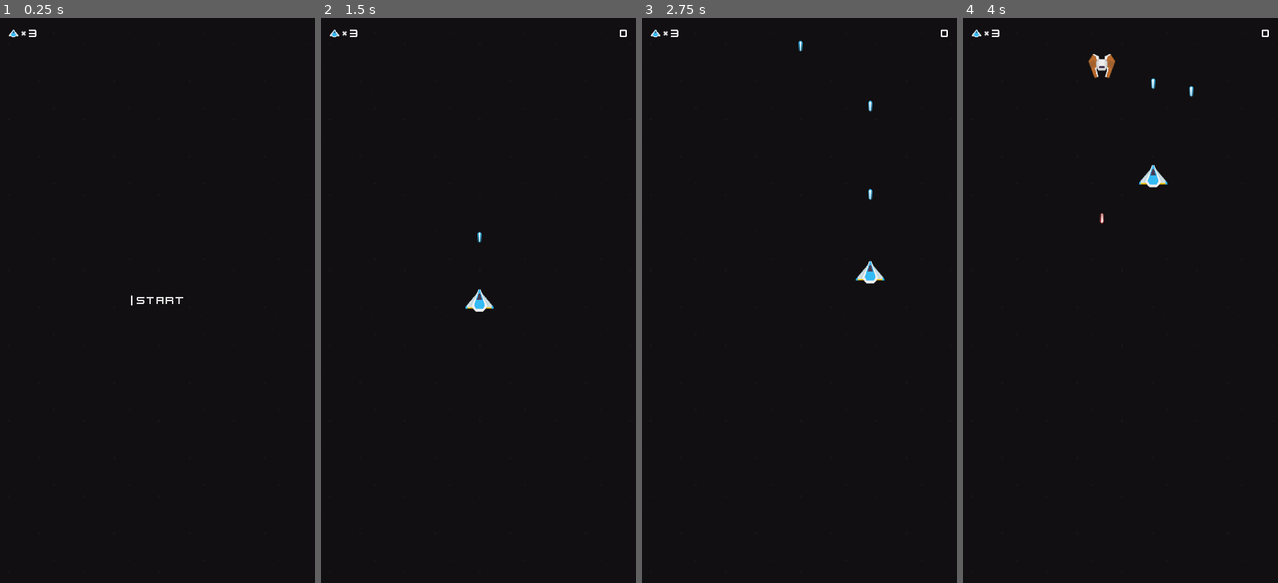
Above: before the commit, frames 1-4 (left to right).
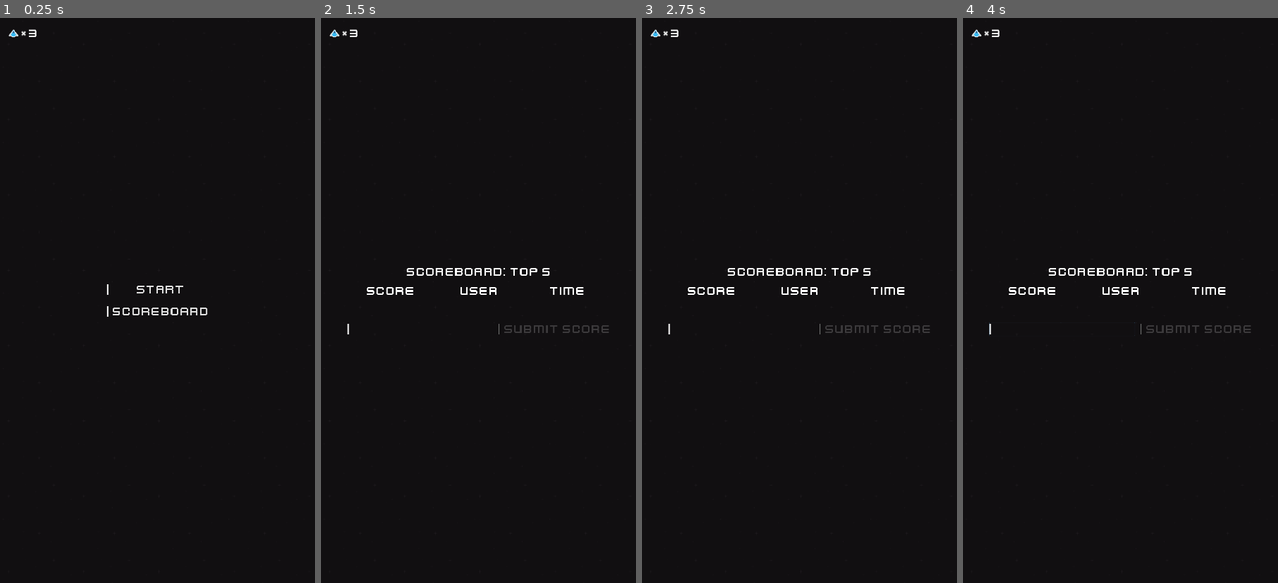
Above: after the commit, the same moments.

Repository: sakkaku-dev/space-shooter
Game: Godot game, scene res://scenes/Game.tscn
The game is run twice, just before and just after one commit, with the same random seed, the same clock (stepped at 60 frames per second) and the same inputs.
Inputs (mouse positions are in pixels of both pictures, inside the frame that each line leads up to):
- Up to frame 1 (0.25 s): no input
- Up to frame 2 (1.5 s): click (478, 311) at 0.5 s, where only the run after the commit has a clickable "Scoreboard"; click (478, 300) at 1.25 s, where only the run before the commit has a clickable "Start"
- Up to frame 3 (2.75 s): tap Enter at 2 s; move the mouse to (868, 272) at 2.02 s; hold Right (ui_right) from 2.03 s (still down); click (868, 272) at 2.17 s
- Up to frame 4 (4 s): release Right (ui_right) at 2.75 s; drag from (1057, 328) to (1189, 272) at 2.77 s; move the mouse to (1152, 176) at 3.52 s; hold Right (ui_right) from 3.53 s (still down)

The runs differ from the first frame. In frame 1, 0.4% of the frame differs, in the area x 33-66%, y 47-53%; in frame 2, 1.0%; in frame 3, 1.0%; in frame 4, 1.3%, in the area x 8-98%, y 2-57%.

Commit message:
Add score board

Diff:
--- /dev/null
+++ b/assets/button_disabled.tres
@@ -0,0 +1,9 @@
+[gd_resource type="StyleBoxLine" format=2]
+
+[resource]
+content_margin_left = 20.0
+color = Color( 0.482353, 0.482353, 0.482353, 1 )
+grow_begin = -5.0
+grow_end = -5.0
+thickness = 3
+vertical = true
--- /dev/null
+++ b/assets/lineedit.tres
@@ -0,0 +1,9 @@
+[gd_resource type="StyleBoxLine" format=2]
+
+[resource]
+content_margin_left = 20.0
+color = Color( 1, 1, 1, 1 )
+grow_begin = -5.0
+grow_end = -5.0
+thickness = 5
+vertical = true
--- a/assets/theme.tres
+++ b/assets/theme.tres
@@ -1,8 +1,10 @@
-[gd_resource type="Theme" load_steps=5 format=2]
+[gd_resource type="Theme" load_steps=7 format=2]
 
 [ext_resource path="res://assets/kenvector_future.ttf" type="DynamicFontData" id=1]
 [ext_resource path="res://assets/button_line.tres" type="StyleBox" id=2]
 [ext_resource path="res://assets/button_hover.tres" type="StyleBox" id=3]
+[ext_resource path="res://assets/lineedit.tres" type="StyleBox" id=4]
+[ext_resource path="res://assets/button_disabled.tres" type="StyleBox" id=5]
 
 [sub_resource type="DynamicFont" id=1]
 size = 40
@@ -16,8 +18,22 @@
 Button/colors/font_color_pressed = Color( 1, 1, 1, 1 )
 Button/constants/hseparation = 2
 Button/fonts/font = null
-Button/styles/disabled = null
-Button/styles/focus = null
+Button/styles/disabled = ExtResource( 5 )
+Button/styles/focus = ExtResource( 3 )
 Button/styles/hover = ExtResource( 3 )
 Button/styles/normal = ExtResource( 2 )
 Button/styles/pressed = ExtResource( 3 )
+LineEdit/colors/clear_button_color = Color( 0.88, 0.88, 0.88, 1 )
+LineEdit/colors/clear_button_color_pressed = Color( 1, 1, 1, 1 )
+LineEdit/colors/cursor_color = Color( 0.94, 0.94, 0.94, 1 )
+LineEdit/colors/font_color = Color( 0.88, 0.88, 0.88, 1 )
+LineEdit/colors/font_color_selected = Color( 0, 0, 0, 1 )
+LineEdit/colors/font_color_uneditable = Color( 0.88, 0.88, 0.88, 0.5 )
+LineEdit/colors/selection_color = Color( 0.49, 0.49, 0.49, 1 )
+LineEdit/constants/minimum_spaces = 12
+LineEdit/fonts/font = null
+LineEdit/icons/clear = null
+LineEdit/styles/focus = null
+LineEdit/styles/normal = ExtResource( 4 )
+LineEdit/styles/read_only = null
+VBoxContainer/constants/separation = 30
--- a/scenes/Game.gd
+++ b/scenes/Game.gd
@@ -10,7 +10,8 @@
 onready var health = $UI/MarginContainer/HBoxContainer/HealthUI
 onready var score = $UI/MarginContainer/HBoxContainer/Score
 onready var main_menu = $Menu/GUI/MainMenu
-onready var game_over = $Menu/GUI/GameOver
+onready var game_over = $Menu/GUI/MainMenu/Gameover
+onready var score_table = $Menu/GUI/Scoreboard/ScoreTable
 
 var player_ship_scene = preload("res://scenes/spaceship/PlayerShip.tscn")
 var time = 0
@@ -18,6 +19,7 @@
 
 func _ready():
 	main_menu.show()
+	game_over.hide()
 
 
 func _process(delta):
@@ -60,8 +62,11 @@
 	spawner.set_spawn(false)
 	powerup_spawner.set_spawn(false)
 	Input.set_mouse_mode(Input.MOUSE_MODE_VISIBLE)
+	main_menu.show()
 	game_over.show()
 	started = false
+	score_table.score = _get_score()
+	score_table.load_scores()
 
 
 func _on_StartDelay_timeout():
--- a/scenes/Game.tscn
+++ b/scenes/Game.tscn
@@ -1,5 +1,6 @@
-[gd_scene load_steps=20 format=2]
+[gd_scene load_steps=22 format=2]
 
+[ext_resource path="res://shared/score/ScoreTable.tscn" type="PackedScene" id=1]
 [ext_resource path="res://scenes/black.png" type="Texture" id=2]
 [ext_resource path="res://scenes/Game.gd" type="Script" id=3]
 [ext_resource path="res://scenes/powerups/TripleAngleShot.tscn" type="PackedScene" id=4]
@@ -18,6 +19,7 @@
 [ext_resource path="res://scenes/powerups/ShieldUp.tscn" type="PackedScene" id=17]
 [ext_resource path="res://scenes/powerups/LaserBallUp.tscn" type="PackedScene" id=18]
 [ext_resource path="res://shared/gui/MenuContainer.gd" type="Script" id=19]
+[ext_resource path="res://shared/gui/SubMenu.gd" type="Script" id=20]
 
 [sub_resource type="RectangleShape2D" id=1]
 extents = Vector2( 500, 10 )
@@ -137,33 +139,49 @@
 
 [node name="MainMenu" type="VBoxContainer" parent="Menu/GUI"]
 visible = false
-margin_left = 445.0
-margin_top = 932.0
-margin_right = 635.0
-margin_bottom = 987.0
+margin_left = 362.0
+margin_top = 852.0
+margin_right = 717.0
+margin_bottom = 1067.0
+
+[node name="Gameover" type="Label" parent="Menu/GUI/MainMenu"]
+margin_right = 40.0
+margin_bottom = 45.0
+custom_constants/line_spacing = 20
+text = "Gameover"
+align = 1
 
 [node name="Start" type="Button" parent="Menu/GUI/MainMenu"]
 margin_right = 190.0
 margin_bottom = 55.0
 text = "Start"
 
-[node name="GameOver" type="VBoxContainer" parent="Menu/GUI"]
-margin_left = 385.0
-margin_top = 932.0
-margin_right = 694.0
-margin_bottom = 987.0
-custom_constants/separation = 30
+[node name="Scoreboard" type="Button" parent="Menu/GUI/MainMenu"]
+margin_right = 25.0
+margin_bottom = 55.0
+text = "Scoreboard"
 
-[node name="Button" type="Button" parent="Menu/GUI/GameOver"]
-margin_right = 309.0
-margin_bottom = 55.0
-text = "Game OVER"
+[node name="Scoreboard" type="VBoxContainer" parent="Menu/GUI"]
+margin_left = 90.0
+margin_top = 857.0
+margin_right = 990.0
+margin_bottom = 1062.0
+script = ExtResource( 20 )
+
+[node name="ScoreTable" parent="Menu/GUI/Scoreboard" instance=ExtResource( 1 )]
+anchor_right = 0.0
+anchor_bottom = 0.0
+margin_right = 900.0
+margin_bottom = 205.0
+rect_min_size = Vector2( 900, 0 )
+game_id = "SPACE_SHOOTER"
 [connection signal="timeout" from="EnemyDelay" to="." method="_on_StartDelay_timeout"]
 [connection signal="timeout" from="PowerupDelay" to="." method="_on_PowerupDelay_timeout"]
 [connection signal="timeout" from="WaitClear" to="." method="_on_WaitClear_timeout"]
 [connection signal="spawned" from="SpawnerRandom/Spawner" to="SpawnerRandom" method="move_idx" binds= [ 0 ]]
 [connection signal="spawned" from="SpawnerRandom/PowerUpSpawner" to="SpawnerRandom" method="move_idx" binds= [ 1 ]]
 [connection signal="pressed" from="Menu/GUI/MainMenu/Start" to="." method="start_or_wait"]
-[connection signal="pressed" from="Menu/GUI/GameOver/Button" to="Menu/GUI/MainMenu" method="show"]
+[connection signal="pressed" from="Menu/GUI/MainMenu/Scoreboard" to="Menu/GUI/Scoreboard" method="show"]
+[connection signal="go_back" from="Menu/GUI/Scoreboard" to="Menu/GUI/MainMenu" method="show"]
 
 [editable path="SpawnerRandom"]
--- /dev/null
+++ b/shared/gui/SubMenu.gd
@@ -0,0 +1,7 @@
+extends Control
+
+signal go_back
+
+func _unhandled_input(event):
+	if visible and event.is_action("ui_cancel"):
+		emit_signal("go_back")
--- a/shared/score/ScoreTable.gd
+++ b/shared/score/ScoreTable.gd
@@ -13,12 +13,14 @@
 onready var submit_btn := $SubmitInput/Submit
 onready var score_label := $Score
 
-var submitted = false
+var submitted = true
 var submitting = false
 var score = 0 setget set_score
+var loading = false
 
 func _ready():
 	title.text = "Scoreboard: Top " + str(score_limit)
+	load_scores()
 
 
 func set_score(value):
@@ -28,12 +30,18 @@
 
 
 func load_scores():
+	if loading: return
+
+	loading = true
 	submit_btn.disabled = true
 	if http.request(url) != OK:
 		print("Failed to get scores")
 
 func _set_scores(scores):
 	table.clear()
+
+	if scores.size() == 0 and not submitted:
+		submit_btn.disabled = false
 
 	for s in scores:
 		var datetime = OS.get_datetime_from_unix_time(s.time)
@@ -45,6 +53,8 @@
 
 
 func _on_ScoreRequest_request_completed(result, response_code, headers, body: PoolByteArray):
+	loading = false
+
 	if result != HTTPRequest.RESULT_SUCCESS:
 		print("Request was not successful")
 		return
--- a/shared/score/ScoreTable.tscn
+++ b/shared/score/ScoreTable.tscn
@@ -2,7 +2,6 @@
 
 [ext_resource path="res://shared/score/TableContainer.gd" type="Script" id=1]
 [ext_resource path="res://shared/score/ScoreTable.gd" type="Script" id=2]
-
 
 [node name="ScoreTable" type="VBoxContainer"]
 anchor_right = 1.0
@@ -14,7 +13,7 @@
 }
 
 [node name="Title" type="Label" parent="."]
-margin_right = 1024.0
+margin_right = 1080.0
 margin_bottom = 14.0
 align = 1
 __meta__ = {
@@ -25,31 +24,31 @@
 
 [node name="Table" type="GridContainer" parent="."]
 margin_top = 34.0
-margin_right = 1024.0
+margin_right = 1080.0
 margin_bottom = 34.0
 script = ExtResource( 1 )
 headers = [ "Score", "User", "Time" ]
 
 [node name="Score" type="Label" parent="."]
 margin_top = 54.0
-margin_right = 1024.0
+margin_right = 1080.0
 margin_bottom = 68.0
 align = 1
 
 [node name="SubmitInput" type="HBoxContainer" parent="."]
 margin_top = 88.0
-margin_right = 1024.0
+margin_right = 1080.0
 margin_bottom = 112.0
 custom_constants/separation = 20
 
 [node name="Name" type="LineEdit" parent="SubmitInput"]
-margin_right = 908.0
+margin_right = 964.0
 margin_bottom = 24.0
 size_flags_horizontal = 3
 
 [node name="Submit" type="Button" parent="SubmitInput"]
-margin_left = 928.0
-margin_right = 1024.0
+margin_left = 984.0
+margin_right = 1080.0
 margin_bottom = 24.0
 text = "Submit Score"
 [connection signal="request_completed" from="ScoreRequest" to="." method="_on_ScoreRequest_request_completed"]
